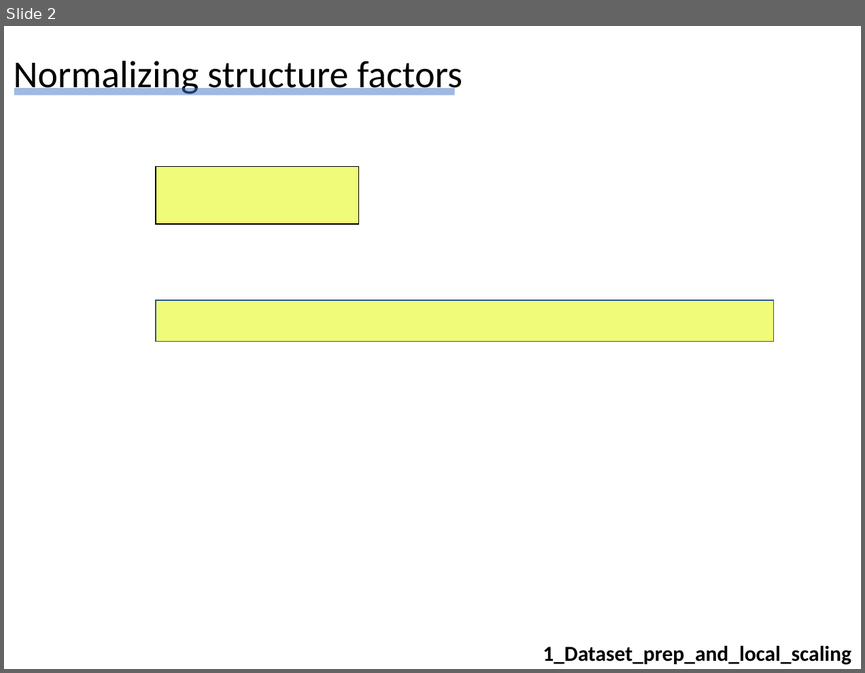
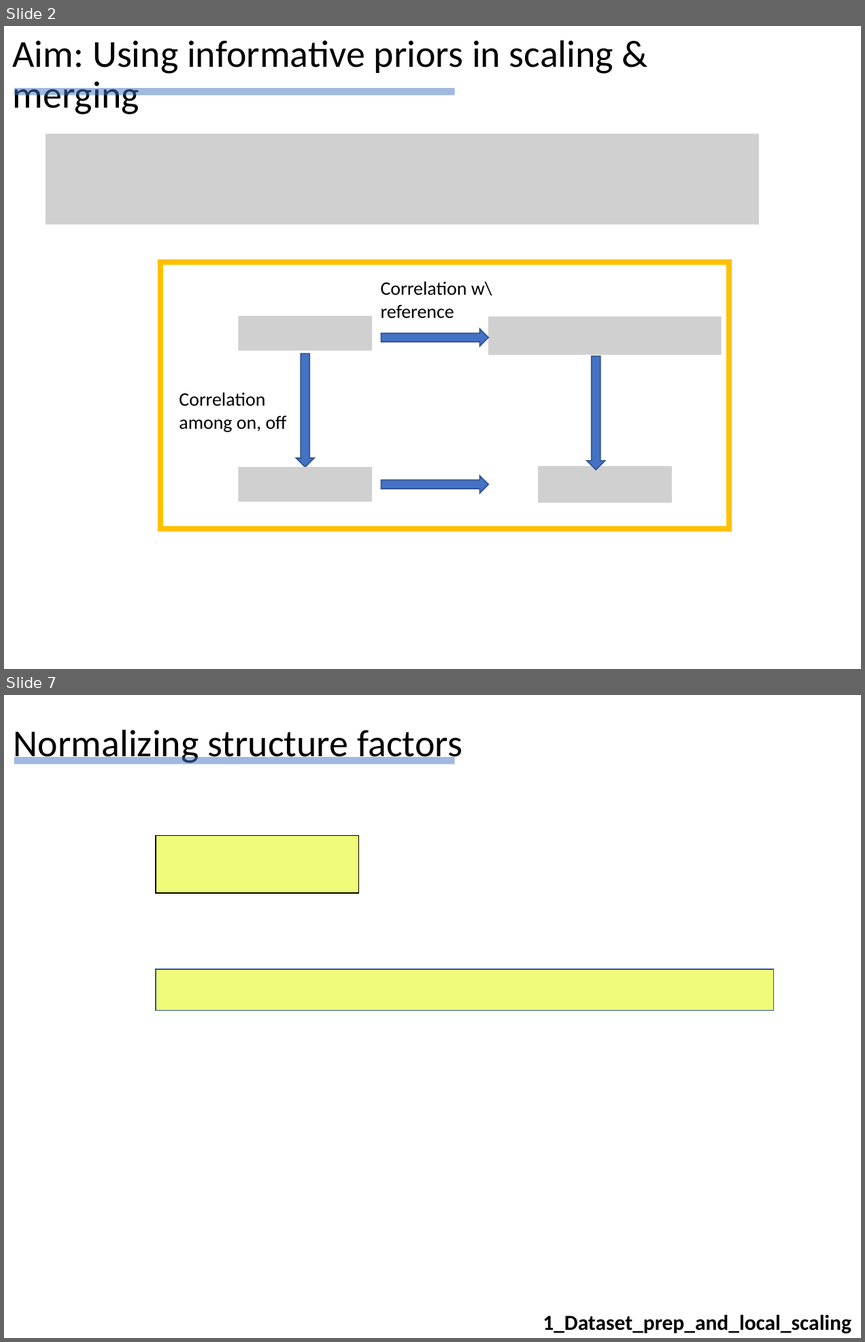
Before and after one commit to Hekstra-Lab/dw, a slide deck: Summary_of_findings_DH_20210218.pptx. Shown one above the other, each under a label of ours: slide 2 before the commit, slides 2 and 7 after it; the slides between them are not shown. The pictures are 865x673 and 865x1342 pixels, drawn with LibreOffice and Linux fonts; fonts in the diff are those of the drawing; grey boxes stand for pictures. Boxes give left, top, right and bottom in pixels: in the first picture for what was removed or moved away, otherwise in the second. Text is boxed around its words. In the diff, an @@ line names an element or a change of style, - is before the commit and + after.

```diff
--- a/Summary_of_findings_DH_20210218.pptx
+++ b/Summary_of_findings_DH_20210218.pptx
@@ slide 2 added at [4,26,861,669], background #FFFFFF @@
@@ title added at [13,40,613,114], 32 pt, text #000000 @@
+Aim: Using informative priors in scaling & merging
@@ line added from (14, 91) to (455, 91), #4472C4 6 pt @@
@@ picture added at [46,134,759,225] @@
@@ rectangle added at [161,261,729,528], outline #FFC000 4.5 pt @@
@@ text added at [381,281,492,318], 16 pt, text #000000 @@
+Correlation w\ reference
@@ picture added at [238,316,372,350] @@
@@ right arrow added at [381,329,488,346], fill #4472C4, outline #325491 1 pt @@
@@ picture added at [488,316,721,355] @@
@@ down arrow added at [296,353,314,467], fill #4472C4, outline #325491 1 pt @@
@@ down arrow added at [587,356,604,469], fill #4472C4, outline #325491 1 pt @@
@@ text added at [179,392,287,432], 16 pt, text #000000 @@
+Correlation among on, off
@@ picture added at [238,467,372,501] @@
@@ picture added at [538,465,672,503] @@
@@ right arrow added at [381,476,488,493], fill #4472C4, outline #325491 1 pt @@
@@ what was slide 2 is now slide 7 @@
```
Also in this commit, not shown: 5 other slides added, 1 slide removed, 10 other files.
